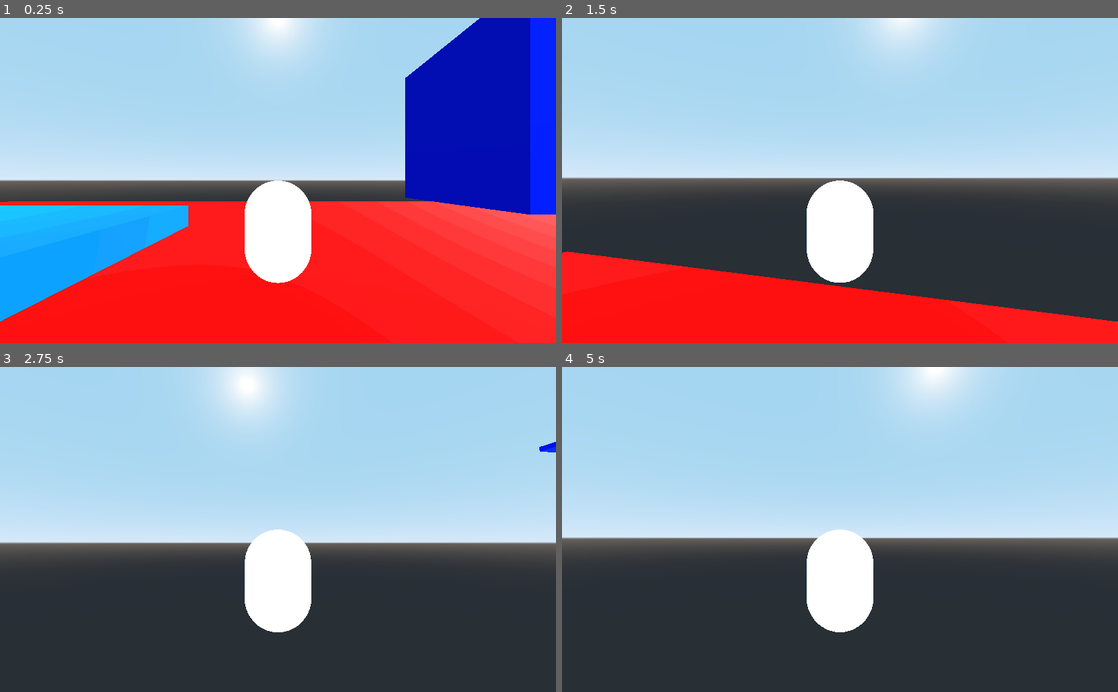
Above: before the commit, frames 1-4 (two rows, left to right).
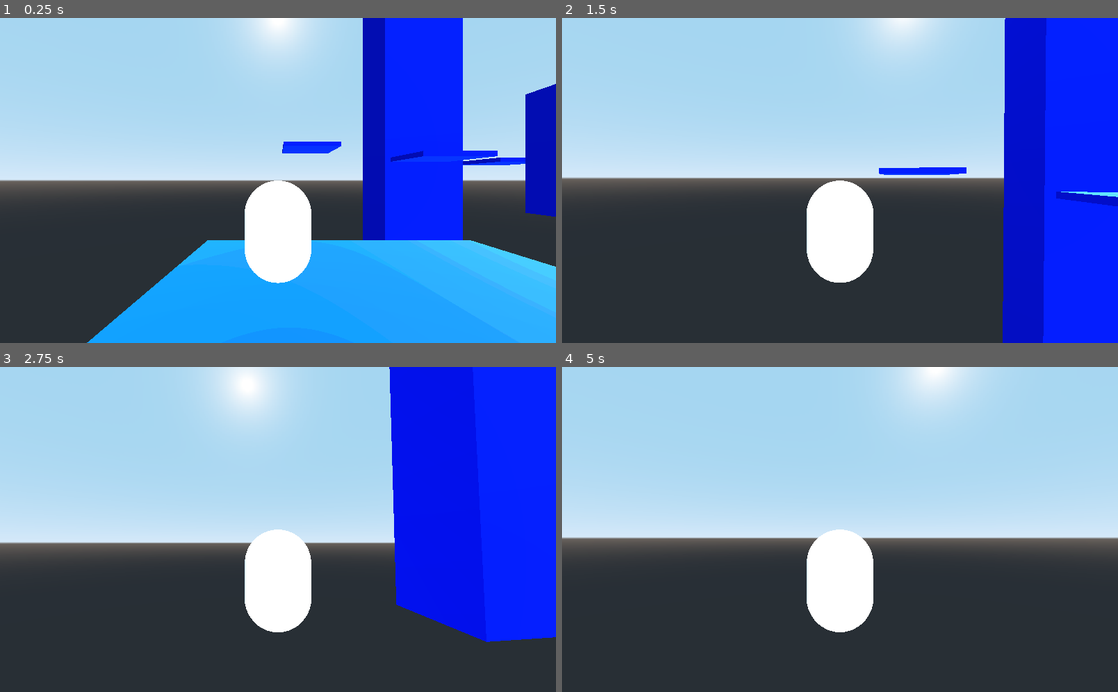
Above: after the commit, the same moments.

Repository: SajawalHassan/3rd-player-controler-godot
Game: Godot game, scene res://Scenes/World.tscn
Two runs of this game, one before a commit and one after it. Both use one fixed random seed, a clock stepped at 60 frames per second and the inputs below.
Inputs (mouse positions are in pixels of both pictures, inside the frame that each line leads up to):
- Up to frame 1 (0.25 s): no input
- Up to frame 2 (1.5 s): tap Enter at 0.5 s; move the mouse to (867, 180) at 0.52 s; hold W (move_forward) from 0.53 s (still down); tap Space (jump) at 0.77 s; move the mouse to (812, 180) at 1.27 s
- Up to frame 3 (2.75 s): keep holding W (move_forward); tap Space (jump) at 1.52 s; move the mouse to (289, 523) at 2.02 s
- Up to frame 4 (5 s): keep holding W (move_forward); move the mouse to (834, 536) at 2.77 s; tap Space (jump) at 3.02, 3.5, 3.77, 4.52 s; move the mouse to (878, 532) at 3.52 s; tap Enter at 4.25 s; move the mouse to (795, 526) at 4.27 s

The runs differ from the first frame. In frame 1, 60% of the frame differs, in the area x 0-100%, y 0-100%; in frame 2, 36%; in frame 3, 24%; in frame 4, less than 0.1%.

Commit message:
removed the ground

Diff:
--- a/3rd-person-controller/Scenes/World.tscn
+++ b/3rd-person-controller/Scenes/World.tscn
@@ -1,9 +1,6 @@
-[gd_scene load_steps=4 format=2]
+[gd_scene load_steps=3 format=2]
 
 [ext_resource path="res://Player/Player.tscn" type="PackedScene" id=1]
-
-[sub_resource type="SpatialMaterial" id=2]
-albedo_color = Color( 1, 0, 0, 1 )
 
 [sub_resource type="SpatialMaterial" id=1]
 albedo_color = Color( 0, 0.0627451, 1, 1 )
@@ -11,21 +8,13 @@
 [node name="World" type="Spatial"]
 
 [node name="Player" parent="." instance=ExtResource( 1 )]
-transform = Transform( 1, 0, 0, 0, 1, 0, 0, 0, 1, -0.906652, 2.30764, 0.157429 )
+transform = Transform( 1, 0, 0, 0, 1, 0, 0, 0, 1, -15.001, 3.61106, 0.410537 )
 min_pitch = -70.0
 max_pitch = 70.0
 
-[node name="CSGBox" type="CSGBox" parent="."]
-transform = Transform( 1, 0, 0, 0, 1, 0, 0, 0, 1, -0.205627, -0.752242, -0.15468 )
-use_collision = true
-width = 78.0377
-depth = 52.1512
-material = SubResource( 2 )
+[node name="Node" type="Node" parent="."]
 
-[node name="DirectionalLight" type="DirectionalLight" parent="CSGBox"]
-transform = Transform( -0.537668, 0, 0.843157, 0.688523, 0.577202, 0.43906, -0.486672, 0.816601, -0.310343, -0.450527, 11.6146, -1.05754 )
-
-[node name="CSGBox2" type="CSGBox" parent="."]
+[node name="CSGBox2" type="CSGBox" parent="Node"]
 transform = Transform( 1, 0, 0, 0, 1, 0, 0, 0, 1, -11.935, 1.50823, 3.32683 )
 use_collision = true
 width = 13.1899
@@ -33,10 +22,10 @@
 depth = 15.2235
 material = SubResource( 1 )
 
-[node name="DirectionalLight" type="DirectionalLight" parent="CSGBox2"]
+[node name="DirectionalLight" type="DirectionalLight" parent="Node/CSGBox2"]
 transform = Transform( -0.537668, 0, 0.843157, 0.688523, 0.577202, 0.43906, -0.486672, 0.816601, -0.310343, -0.450527, 11.6146, -1.05754 )
 
-[node name="CSGBox3" type="CSGBox" parent="."]
+[node name="CSGBox3" type="CSGBox" parent="Node"]
 transform = Transform( 1, 0, 0, 0, 1, 0, 0, 0, 1, 0.487316, 4.16744, 14.816 )
 use_collision = true
 width = 12.617
@@ -44,10 +33,10 @@
 depth = 13.2246
 material = SubResource( 1 )
 
-[node name="DirectionalLight" type="DirectionalLight" parent="CSGBox3"]
+[node name="DirectionalLight" type="DirectionalLight" parent="Node/CSGBox3"]
 transform = Transform( -0.537668, 0, 0.843157, 0.688523, 0.577202, 0.43906, -0.486672, 0.816601, -0.310343, -0.450527, 11.6146, -1.05754 )
 
-[node name="CSGBox4" type="CSGBox" parent="."]
+[node name="CSGBox4" type="CSGBox" parent="Node"]
 transform = Transform( 1, 0, 0, 0, 1, 0, 0, 0, 1, 15.5205, 7.54695, 6.02621 )
 use_collision = true
 width = 12.617
@@ -55,10 +44,10 @@
 depth = 13.2246
 material = SubResource( 1 )
 
-[node name="DirectionalLight" type="DirectionalLight" parent="CSGBox4"]
+[node name="DirectionalLight" type="DirectionalLight" parent="Node/CSGBox4"]
 transform = Transform( -0.537668, 0, 0.843157, 0.688523, 0.577202, 0.43906, -0.486672, 0.816601, -0.310343, -0.450527, 11.6146, -1.05754 )
 
-[node name="CSGBox6" type="CSGBox" parent="."]
+[node name="CSGBox6" type="CSGBox" parent="Node"]
 transform = Transform( 1, 0, 0, 0, 1, 0, 0, 0, 1, 31.6061, 10.1958, 3.47067 )
 use_collision = true
 width = 12.617
@@ -66,10 +55,10 @@
 depth = 13.2246
 material = SubResource( 1 )
 
-[node name="DirectionalLight" type="DirectionalLight" parent="CSGBox6"]
+[node name="DirectionalLight" type="DirectionalLight" parent="Node/CSGBox6"]
 transform = Transform( -0.537668, 0, 0.843157, 0.688523, 0.577202, 0.43906, -0.486672, 0.816601, -0.310343, -0.450527, 11.6146, -1.05754 )
 
-[node name="CSGBox7" type="CSGBox" parent="."]
+[node name="CSGBox7" type="CSGBox" parent="Node"]
 transform = Transform( 1, 0, 0, 0, 1, 0, 0, 0, 1, 47.9484, 13.7691, 3.47067 )
 use_collision = true
 width = 12.617
@@ -77,21 +66,21 @@
 depth = 13.2246
 material = SubResource( 1 )
 
-[node name="DirectionalLight" type="DirectionalLight" parent="CSGBox7"]
+[node name="DirectionalLight" type="DirectionalLight" parent="Node/CSGBox7"]
 transform = Transform( -0.537668, 0, 0.843157, 0.688523, 0.577202, 0.43906, -0.486672, 0.816601, -0.310343, -0.450527, 11.6146, -1.05754 )
 
-[node name="CSGBox8" type="CSGBox" parent="."]
-transform = Transform( 1, 0, 0, 0, 1, 0, 0, 0, 1, 47.9484, 7.74088, -28.4837 )
+[node name="CSGBox8" type="CSGBox" parent="Node"]
+transform = Transform( 1, 0, 0, 0, 1, 0, 0, 0, 1, 47.9484, 7.74088, -21.0544 )
 use_collision = true
 width = 12.617
 height = 0.907451
 depth = 13.2246
 material = SubResource( 1 )
 
-[node name="DirectionalLight" type="DirectionalLight" parent="CSGBox8"]
+[node name="DirectionalLight" type="DirectionalLight" parent="Node/CSGBox8"]
 transform = Transform( -0.537668, 0, 0.843157, 0.688523, 0.577202, 0.43906, -0.486672, 0.816601, -0.310343, -0.450527, 11.6146, -1.05754 )
 
-[node name="CSGBox9" type="CSGBox" parent="."]
+[node name="CSGBox9" type="CSGBox" parent="Node"]
 transform = Transform( 1, 0, 0, 0, 1, 0, 0, 0, 1, 63.633, 10.5788, -28.4837 )
 use_collision = true
 width = 12.617
@@ -99,21 +88,65 @@
 depth = 13.2246
 material = SubResource( 1 )
 
-[node name="DirectionalLight" type="DirectionalLight" parent="CSGBox9"]
+[node name="DirectionalLight" type="DirectionalLight" parent="Node/CSGBox9"]
 transform = Transform( -0.537668, 0, 0.843157, 0.688523, 0.577202, 0.43906, -0.486672, 0.816601, -0.310343, -0.450527, 11.6146, -1.05754 )
 
-[node name="CSGBox10" type="CSGBox" parent="."]
-transform = Transform( 1, 0, 0, 0, 1, 0, 0, 0, 1, 63.633, 9.58986, -56.1253 )
+[node name="CSGBox10" type="CSGBox" parent="Node"]
+transform = Transform( 1, 0, 0, 0, 1, 0, 0, 0, 1, 63.633, 9.58986, -49.8817 )
 use_collision = true
 width = 12.617
 height = 0.907451
 depth = 13.2246
 material = SubResource( 1 )
 
-[node name="DirectionalLight" type="DirectionalLight" parent="CSGBox10"]
+[node name="DirectionalLight" type="DirectionalLight" parent="Node/CSGBox10"]
 transform = Transform( -0.537668, 0, 0.843157, 0.688523, 0.577202, 0.43906, -0.486672, 0.816601, -0.310343, -0.450527, 11.6146, -1.05754 )
 
-[node name="CSGBox5" type="CSGBox" parent="."]
+[node name="CSGBox11" type="CSGBox" parent="Node"]
+transform = Transform( 1, 0, 0, 0, 1, 0, 0, 0, 1, 39.7735, 9.58986, -49.8817 )
+use_collision = true
+width = 12.617
+height = 0.907451
+depth = 13.2246
+material = SubResource( 1 )
+
+[node name="DirectionalLight" type="DirectionalLight" parent="Node/CSGBox11"]
+transform = Transform( -0.537668, 0, 0.843157, 0.688523, 0.577202, 0.43906, -0.486672, 0.816601, -0.310343, -0.450527, 11.6146, -1.05754 )
+
+[node name="CSGBox14" type="CSGBox" parent="Node"]
+transform = Transform( 1, 0, 0, 0, 1, 0, 0, 0, 1, 15.9368, 9.58986, -38.6408 )
+use_collision = true
+width = 12.617
+height = 0.907451
+depth = 13.2246
+material = SubResource( 1 )
+
+[node name="DirectionalLight" type="DirectionalLight" parent="Node/CSGBox14"]
+transform = Transform( -0.537668, 0, 0.843157, 0.688523, 0.577202, 0.43906, -0.486672, 0.816601, -0.310343, -0.450527, 11.6146, -1.05754 )
+
+[node name="CSGBox12" type="CSGBox" parent="Node"]
+transform = Transform( 1, 0, 0, 0, 1, 0, 0, 0, 1, 16.8663, 2.54952, -49.8817 )
+use_collision = true
+width = 17.0513
+height = 105.413
+depth = 13.2246
+material = SubResource( 1 )
+
+[node name="DirectionalLight" type="DirectionalLight" parent="Node/CSGBox12"]
+transform = Transform( -0.537668, 0, 0.843157, 0.688523, 0.577202, 0.43906, -0.486672, 0.816601, -0.310343, -0.450527, 11.6146, -1.05754 )
+
+[node name="CSGBox13" type="CSGBox" parent="Node"]
+transform = Transform( 1, 0, 0, 0, 1, 0, 0, 0, 1, -7.48502, 12.988, -49.8817 )
+use_collision = true
+width = 12.617
+height = 0.907451
+depth = 13.2246
+material = SubResource( 1 )
+
+[node name="DirectionalLight" type="DirectionalLight" parent="Node/CSGBox13"]
+transform = Transform( -0.537668, 0, 0.843157, 0.688523, 0.577202, 0.43906, -0.486672, 0.816601, -0.310343, -0.450527, 11.6146, -1.05754 )
+
+[node name="CSGBox5" type="CSGBox" parent="Node"]
 transform = Transform( 1, 0, 0, 0, 1, 0, 0, 0, 1, 15.5205, 8.13199, -12.8764 )
 use_collision = true
 width = 3.66462
@@ -121,5 +154,5 @@
 depth = 13.2246
 material = SubResource( 1 )
 
-[node name="DirectionalLight" type="DirectionalLight" parent="CSGBox5"]
+[node name="DirectionalLight" type="DirectionalLight" parent="Node/CSGBox5"]
 transform = Transform( -0.537668, 0, 0.843157, 0.688523, 0.577202, 0.43906, -0.486672, 0.816601, -0.310343, -0.450527, 11.6146, -1.05754 )
